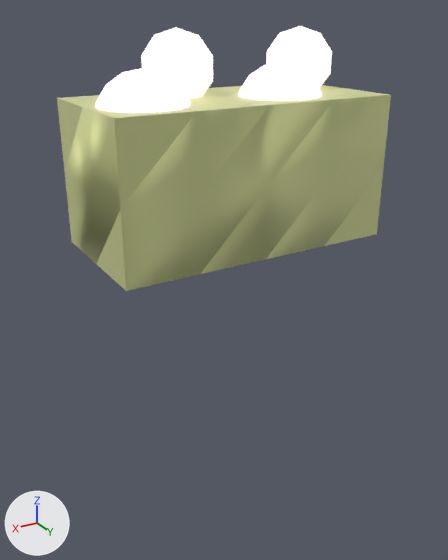
Renders of the OBJ model static/models/1100_1011.obj from each side of a commit.
Both versions are drawn from a camera (50 mm lens) standing at (1.105, 1.574, 0.758) and looking at (0.146, -0.023, -0.041). Arrows for +X, +Y and +Z are at lower left; the lights stay in place. Where no turn or scale is listed for an object, it has been applied to the vertices. Vertices at the same position are counted once.

Script lines for the objects in view, before the commit:
```python
me_1100_1011 = bpy.data.meshes.new('1100_1011')
me_1100_1011.from_pydata(...)  # 357 vertices, 532 faces; spans x -0.51..0.49, y -0.514..-0.014, z 0.003..0.717
# faces by material slot: [256, 100, 176]
me_1100_1011.materials.append(mat_6)  # white #e7e7e7
me_1100_1011.materials.append(mat_5)  # white #e7e7e7
me_1100_1011.materials.append(mat_greencolor)  # beige #e3e7b3
ob_1100_1011 = bpy.data.objects.new('1100_1011', me_1100_1011)
ob_1100_1011.location = (0.0, 0.0, 0.0)
```
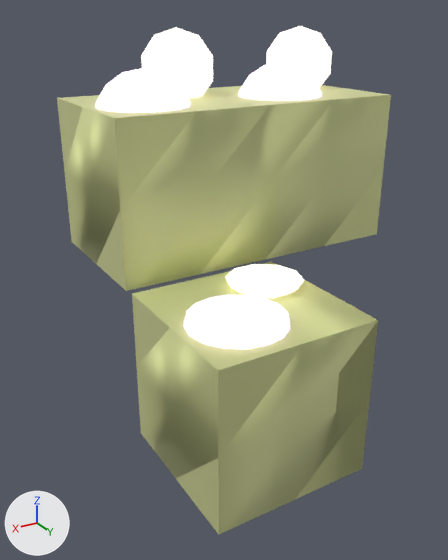
The newer file is also turned or shifted as a whole; pictures and numbers use the older file's frame.

Pixel boxes [x1, y1, x2, y2] of what changed, in the pictures (448 x 560 px):
```json
{"object": "1100_1011", "change": "reshaped", "before": [57, 26, 391, 291], "after": [57, 26, 391, 534], "on screen": "91% taller"}
{"part": 1, "of": "me_1100_1011", "change": "added", "after": [183, 295, 290, 349]}
{"part": 2, "of": "me_1100_1011", "change": "added", "after": [225, 264, 304, 298]}
{"part": 3, "of": "me_1100_1011", "change": "added", "after": [132, 262, 378, 534]}
```

The change, as JSON lines over the scene's bpy script:
```json
{"block": "me_1100_1011", "where": "# used by ob_1100_1011; location = (0.0, 0.0, 0.0)"}
{"op": "remove", "block": "me_1100_1011", "code": "me_1100_1011.from_pydata(...)  # 357 vertices, 532 faces; spans x -0.51..0.49, y -0.514..-0.014, z 0.003..0.717"}
{"op": "add", "block": "me_1100_1011", "code": "me_1100_1011.from_pydata(...)  # 540 vertices, 804 faces; spans x -0.51..0.49, y -0.514..0.506, z -0.5..0.717"}
{"block": "me_1100_1011", "change": "me_1100_1011 part 1: a new loose piece of 114 vertices spanning x 0.164..0.466, y 0.174..0.476, z -0.196..0.025, in mat_6 (white #e7e7e7)"}
{"block": "me_1100_1011", "change": "me_1100_1011 part 2: a new loose piece of 42 vertices spanning x -0.004..0.234, y 0.048..0.274, z -0.037..0.031, in mat_5 (white #e7e7e7)"}
{"block": "me_1100_1011", "change": "me_1100_1011 part 3: a new loose piece of 27 vertices spanning x -0.02..0.48, y 0.006..0.506, z -0.5..0.0, in mat_greencolor (beige #e3e7b3)"}
```
